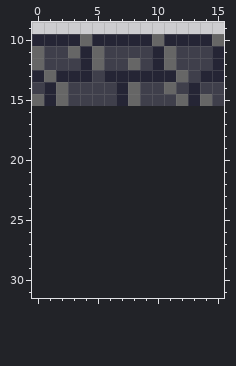
Pixel-art sprite -- sprites/wall/wall_top_half.png. The first picture shows the starting point.
The file is 64x64 pixels, drawn in blocks of 4x4; one block is one cell here. Shown: x 0..15, y 9..31. The old version is drawn lined up with the new one, on the new canvas.
New version:
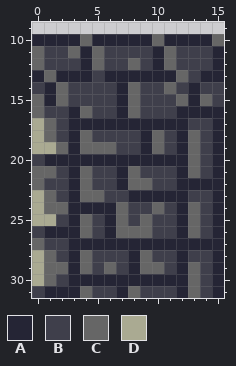
Palette (. is transparent): A #252535  B #3f3f4b  C #666666  D #aaaa92
From old to new:
canvas 16x16 -> 16x32
y 16: x 0..15 ................ -> CBBACBBACBBBAAAA
y 17: x 0..15 ................ -> DCBAAAAAAAAAABBA
y 18: x 0..15 ................ -> DCBACBBBBACBACBA
y 19: x 0..15 ................ -> DDCACCCBBACBACBA
y 20: x 0..15 ................ -> BAAAAAAAAAAAACBA
y 21: x 0..15 ................ -> CCBACBBACBBBACBA
y 22: x 0..15 ................ -> CBBACBBACCBBAAAA
y 23: x 0..15 ................ -> DCBACCBBAAAAABBA
y 24: x 0..15 ................ -> DCCAAAACBBCBACBA
y 25: x 0..15 ................ -> DDBACBACBCBBACBA
y 26: x 0..15 ................ -> BAAACBACCCBBACBA
y 27: x 0..15 ................ -> CBBAAAAAAAAAAAAA
y 28: x 0..15 ................ -> DCBACBBBACBBABBA
y 29: x 0..15 ................ -> DCCACBCBACCBACBA
y 30: x 0..15 ................ -> DCBAAAAAAAAAACBA
y 31: x 0..15 ................ -> BAAACBBACBBBACBA
